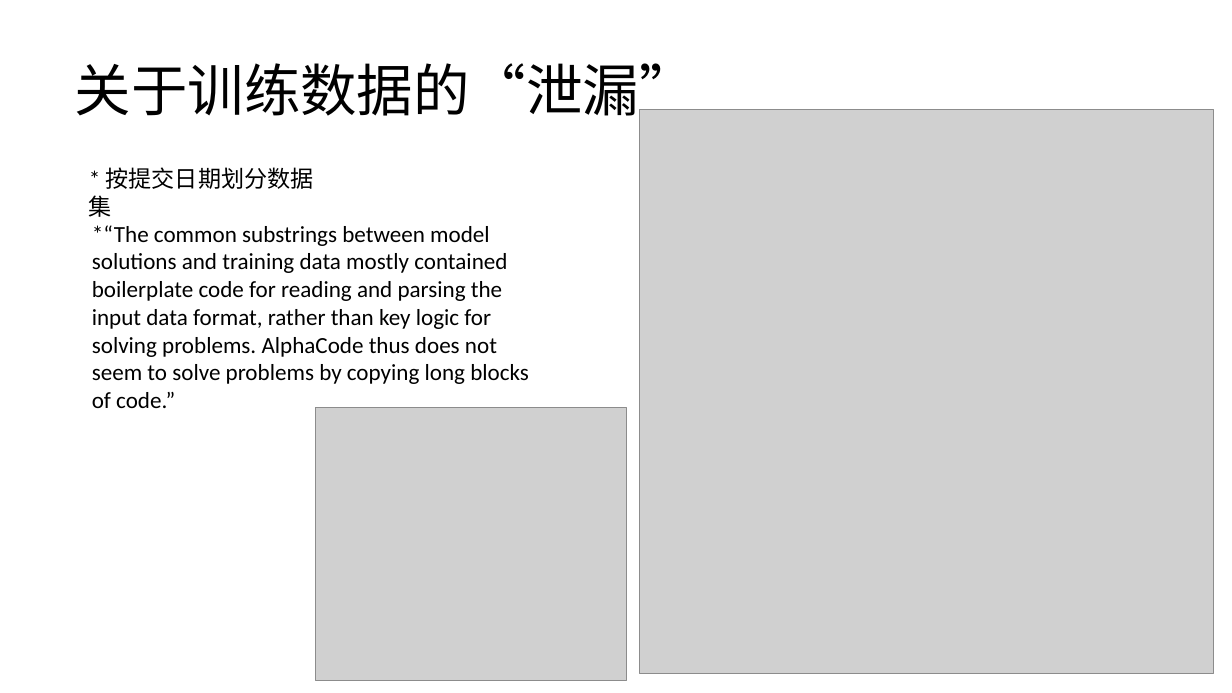
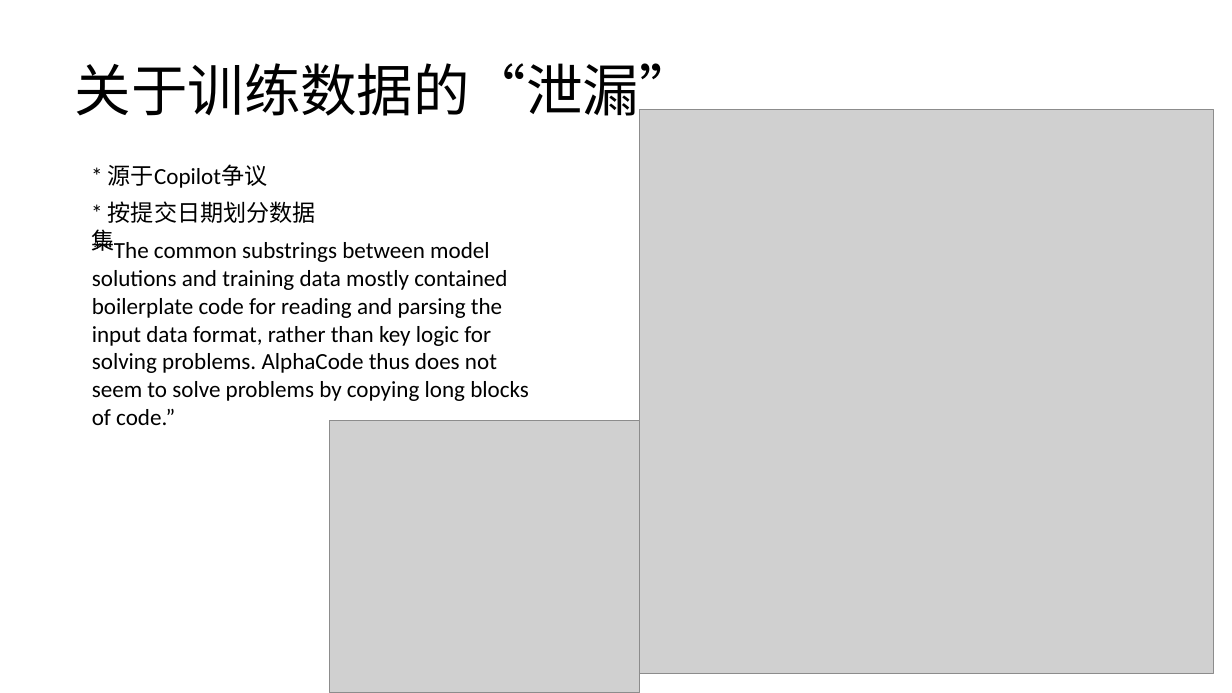
Before and after one commit to kevinva/paperReport, a slide deck: slide 19 of presentation/AlphaCode_20220301.pptx. Drawn at 1232x693 pixels with LibreOffice and Linux fonts; fonts in the diff are those of the drawing; grey boxes stand for pictures. Boxes give left, top, right and bottom in pixels: in the first picture for what was removed or moved away, otherwise in the second. Text is boxed around its words. In the diff, an @@ line names an element or a change of style, - is before the commit and + after.

```diff
--- a/presentation/AlphaCode_20220301.pptx
+++ b/presentation/AlphaCode_20220301.pptx
@@ text added at (108,164,268,188), 18 pt, text #000000 @@
+  * 源于Copilot争议
@@ text "* 按提交日期划分数据集": place and size @@
-text "* 按提交日期划分数据集" at (106,167,314,189)
+text "* 按提交日期划分数据集" at (108,201,316,223)
@@ text "*“The common substrings between model ...": place and size @@
-text "*“The common substrings between model ..." at (92,225,529,408)
+text "*“The common substrings between model ..." at (92,239,529,425)
@@ picture: place and size @@
-picture at (316,408,627,680)
+picture at (329,421,640,693)
```
Also in this commit, not shown: 1 other slide changed.
